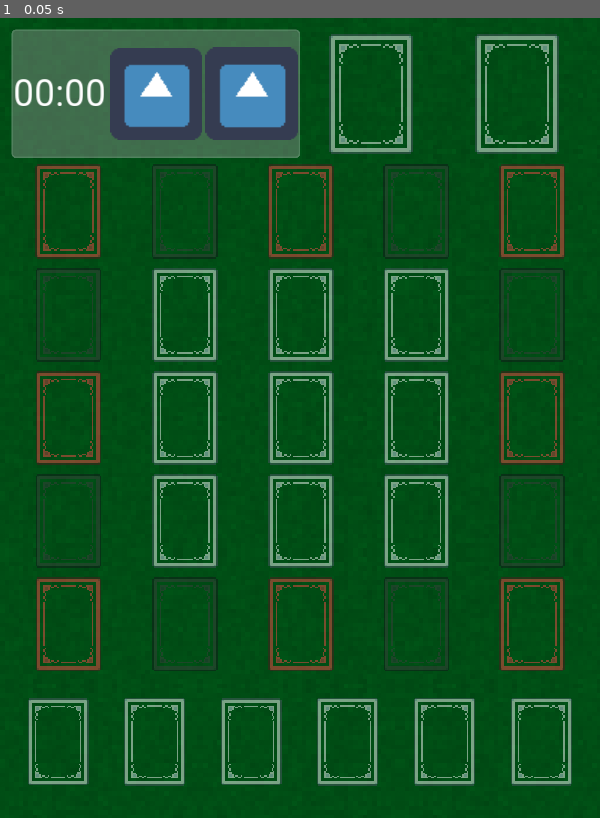
Above: before the commit, frame 1.
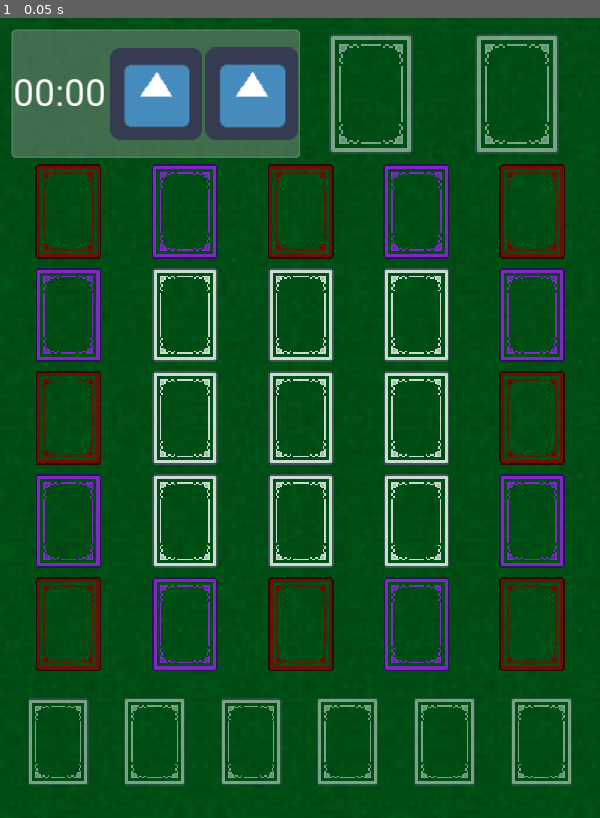
Above: after the commit, the same moment.

Repository: ExplosiveEggshells/godot-gridcannon
Game: Godot game, scene res://scenes/Game.tscn
Two runs of this game, one before a commit and one after it. Both use one fixed random seed, a clock stepped at 60 frames per second and the inputs below. The engine's default icon, where the game draws it, is replaced by a stand-in: a white triangle on a blue panel in a dark square.
Inputs:
- Up to frame 1 (0.05 s): no input

The runs differ from the first frame. In frame 1, 9.8% of the frame differs, in the area x 5-95%, y 18-82%.

Commit message:
started work on virtual decks

Diff:
--- a/scenes/Card.tscn
+++ b/scenes/Card.tscn
@@ -1,13 +1,8 @@
-[gd_scene load_steps=3 format=2]
+[gd_scene load_steps=2 format=2]
 
-[ext_resource path="res://assets/sprites/cards/card_1_1.png" type="Texture" id=1]
 [ext_resource path="res://scripts/Card.gd" type="Script" id=2]
 
-[node name="Card" type="TextureButton"]
-margin_right = 40.0
-margin_bottom = 40.0
-size_flags_horizontal = 7
-size_flags_vertical = 7
-texture_normal = ExtResource( 1 )
-expand = true
+[node name="Card" type="Position2D"]
 script = ExtResource( 2 )
+
+[node name="CardSprite" type="Sprite" parent="."]
--- /dev/null
+++ b/scenes/DeckFrame.gd
@@ -0,0 +1,10 @@
+extends TextureRect
+
+func _ready():
+	$RepivotTimer.connect("timeout", self, "UpdatePivot")
+	$RepivotTimer.start()
+
+func UpdatePivot():
+	var pivot_x = rect_size.x / 2
+	var pivot_y = rect_size.y / 2
+	rect_pivot_offset = Vector2(pivot_x, pivot_y)
--- a/scenes/Deck.tscn
+++ b/scenes/DeckFrame.tscn
@@ -1,14 +1,19 @@
-[gd_scene load_steps=2 format=2]
+[gd_scene load_steps=3 format=2]
 
+[ext_resource path="res://scenes/DeckFrame.gd" type="Script" id=1]
 [ext_resource path="res://assets/sprites/cards/card_back_frame.png" type="Texture" id=2]
 
-[node name="Deck" type="TextureRect"]
+[node name="DeckFrame" type="TextureRect"]
 modulate = Color( 1, 1, 1, 0.482353 )
 margin_right = 64.0
 margin_bottom = 128.0
 rect_min_size = Vector2( 64, 64 )
+rect_pivot_offset = Vector2( 32, 64 )
 size_flags_horizontal = 7
 size_flags_vertical = 7
 texture = ExtResource( 2 )
 expand = true
 stretch_mode = 6
+script = ExtResource( 1 )
+
+[node name="RepivotTimer" type="Timer" parent="."]
--- /dev/null
+++ b/scenes/DeckGridContainer.gd
@@ -0,0 +1,25 @@
+extends GridContainer
+
+export(PackedScene) var deck_scene
+
+export(Color) var default_deck_color = Color.white
+export(Color) var royal_color_1 = Color.darkred
+export(Color) var royal_color_2 = Color.purple
+
+
+func _ready():
+	BuildGrid()
+
+func BuildGrid():
+	for y in 5:
+		for x in 5:
+			var card_color = default_deck_color
+			if (y == 0 || y == 4):
+				card_color = royal_color_1 if x % 2 == 0 else royal_color_2
+			else:
+				if (x == 0 || x == 4):
+					card_color = royal_color_1 if y % 2 == 0 else royal_color_2
+			var next_deck = deck_scene.instance()
+			next_deck.modulate = card_color
+			add_child(next_deck)
+			next_deck.UpdatePivot()
--- a/scenes/Game.tscn
+++ b/scenes/Game.tscn
@@ -2,11 +2,11 @@
 
 [ext_resource path="res://assets/sprites/felt_bg.jpg" type="Texture" id=1]
 [ext_resource path="res://scripts/Game.gd" type="Script" id=2]
-[ext_resource path="res://scenes/Deck.tscn" type="PackedScene" id=3]
-[ext_resource path="res://scenes/Card.tscn" type="PackedScene" id=4]
+[ext_resource path="res://scenes/DeckFrame.tscn" type="PackedScene" id=3]
 [ext_resource path="res://resources/Roboto.tres" type="DynamicFont" id=5]
 [ext_resource path="res://resources/ThemeDefault.tres" type="Theme" id=6]
 [ext_resource path="res://icon.png" type="Texture" id=7]
+[ext_resource path="res://scenes/DeckGridContainer.gd" type="Script" id=8]
 
 [node name="Game" type="Control"]
 anchor_right = 1.0
@@ -16,7 +16,6 @@
 __meta__ = {
 "_edit_lock_": true
 }
-card_scene = ExtResource( 4 )
 
 [node name="Camera2D" type="Camera2D" parent="."]
 anchor_mode = 0
@@ -34,7 +33,7 @@
 "_edit_lock_": true
 }
 
-[node name="PaddedMargin" type="MarginContainer" parent="."]
+[node name="GameMargin" type="MarginContainer" parent="."]
 anchor_right = 1.0
 anchor_bottom = 1.0
 custom_constants/margin_right = 15
@@ -42,13 +41,13 @@
 custom_constants/margin_left = 15
 custom_constants/margin_bottom = 15
 
-[node name="GameSectionVBox" type="VBoxContainer" parent="PaddedMargin"]
+[node name="GameSectionVBox" type="VBoxContainer" parent="GameMargin"]
 margin_left = 15.0
 margin_top = 15.0
 margin_right = 753.0
 margin_bottom = 1009.0
 
-[node name="TopHBox" type="HBoxContainer" parent="PaddedMargin/GameSectionVBox"]
+[node name="TopHBox" type="HBoxContainer" parent="GameMargin/GameSectionVBox"]
 margin_right = 738.0
 margin_bottom = 164.0
 size_flags_horizontal = 3
@@ -56,14 +55,14 @@
 custom_constants/separation = 0
 alignment = 1
 
-[node name="UtilityPanel" type="PanelContainer" parent="PaddedMargin/GameSectionVBox/TopHBox"]
+[node name="UtilityPanel" type="PanelContainer" parent="GameMargin/GameSectionVBox/TopHBox"]
 margin_right = 369.0
 margin_bottom = 164.0
 rect_min_size = Vector2( 0, 128 )
 size_flags_horizontal = 3
 size_flags_vertical = 3
 
-[node name="ScoreCardsHBox" type="HBoxContainer" parent="PaddedMargin/GameSectionVBox/TopHBox/UtilityPanel"]
+[node name="ScoreCardsHBox" type="HBoxContainer" parent="GameMargin/GameSectionVBox/TopHBox/UtilityPanel"]
 margin_left = 2.0
 margin_top = 2.0
 margin_right = 367.0
@@ -71,7 +70,7 @@
 size_flags_horizontal = 3
 size_flags_vertical = 3
 
-[node name="Time" type="Label" parent="PaddedMargin/GameSectionVBox/TopHBox/UtilityPanel/ScoreCardsHBox"]
+[node name="Time" type="Label" parent="GameMargin/GameSectionVBox/TopHBox/UtilityPanel/ScoreCardsHBox"]
 margin_right = 120.0
 margin_bottom = 160.0
 rect_min_size = Vector2( 60, 0 )
@@ -82,7 +81,7 @@
 align = 1
 valign = 1
 
-[node name="TopperButton" type="TextureButton" parent="PaddedMargin/GameSectionVBox/TopHBox/UtilityPanel/ScoreCardsHBox"]
+[node name="TopperButton" type="TextureButton" parent="GameMargin/GameSectionVBox/TopHBox/UtilityPanel/ScoreCardsHBox"]
 margin_left = 124.0
 margin_right = 242.0
 margin_bottom = 160.0
@@ -93,7 +92,7 @@
 expand = true
 stretch_mode = 5
 
-[node name="TopperButton2" type="TextureButton" parent="PaddedMargin/GameSectionVBox/TopHBox/UtilityPanel/ScoreCardsHBox"]
+[node name="TopperButton2" type="TextureButton" parent="GameMargin/GameSectionVBox/TopHBox/UtilityPanel/ScoreCardsHBox"]
 margin_left = 246.0
 margin_right = 365.0
 margin_bottom = 160.0
@@ -104,25 +103,23 @@
 expand = true
 stretch_mode = 5
 
-[node name="ScoreCardsHBox2" type="HBoxContainer" parent="PaddedMargin/GameSectionVBox/TopHBox"]
+[node name="ScoreCardsHBox2" type="HBoxContainer" parent="GameMargin/GameSectionVBox/TopHBox"]
 margin_left = 369.0
 margin_right = 738.0
 margin_bottom = 164.0
 size_flags_horizontal = 3
 size_flags_vertical = 3
 
-[node name="Deck" parent="PaddedMargin/GameSectionVBox/TopHBox/ScoreCardsHBox2" instance=ExtResource( 3 )]
-modulate = Color( 1, 1, 1, 0.482353 )
+[node name="Deck" parent="GameMargin/GameSectionVBox/TopHBox/ScoreCardsHBox2" instance=ExtResource( 3 )]
 margin_right = 182.0
 margin_bottom = 164.0
 
-[node name="Deck2" parent="PaddedMargin/GameSectionVBox/TopHBox/ScoreCardsHBox2" instance=ExtResource( 3 )]
-modulate = Color( 1, 1, 1, 0.482353 )
+[node name="Deck2" parent="GameMargin/GameSectionVBox/TopHBox/ScoreCardsHBox2" instance=ExtResource( 3 )]
 margin_left = 186.0
 margin_right = 369.0
 margin_bottom = 164.0
 
-[node name="DeckGridContainer" type="GridContainer" parent="PaddedMargin/GameSectionVBox"]
+[node name="DeckGridContainer" type="GridContainer" parent="GameMargin/GameSectionVBox"]
 margin_top = 168.0
 margin_right = 738.0
 margin_bottom = 825.0
@@ -130,201 +127,50 @@
 size_flags_vertical = 3
 size_flags_stretch_ratio = 4.0
 columns = 5
+script = ExtResource( 8 )
+deck_scene = ExtResource( 3 )
+default_deck_color = Color( 1, 1, 1, 0.803922 )
+royal_color_1 = Color( 0.545098, 0, 0, 0.803922 )
+royal_color_2 = Color( 0.627451, 0.12549, 0.941176, 0.803922 )
 
-[node name="Deck_1_1" parent="PaddedMargin/GameSectionVBox/DeckGridContainer" instance=ExtResource( 3 )]
-modulate = Color( 1, 0.286275, 0.286275, 0.482353 )
-margin_right = 145.0
-margin_bottom = 129.0
-
-[node name="Deck_1_2" parent="PaddedMargin/GameSectionVBox/DeckGridContainer" instance=ExtResource( 3 )]
-modulate = Color( 0.239216, 0.239216, 0.239216, 0.482353 )
-margin_left = 149.0
-margin_right = 294.0
-margin_bottom = 129.0
-
-[node name="Deck_1_3" parent="PaddedMargin/GameSectionVBox/DeckGridContainer" instance=ExtResource( 3 )]
-modulate = Color( 1, 0.286275, 0.286275, 0.482353 )
-margin_left = 298.0
-margin_right = 442.0
-margin_bottom = 129.0
-
-[node name="Deck_1_4" parent="PaddedMargin/GameSectionVBox/DeckGridContainer" instance=ExtResource( 3 )]
-modulate = Color( 0.239216, 0.239216, 0.239216, 0.482353 )
-margin_left = 446.0
-margin_right = 590.0
-margin_bottom = 129.0
-
-[node name="Deck_1_5" parent="PaddedMargin/GameSectionVBox/DeckGridContainer" instance=ExtResource( 3 )]
-modulate = Color( 1, 0.286275, 0.286275, 0.482353 )
-margin_left = 594.0
-margin_right = 738.0
-margin_bottom = 129.0
-
-[node name="Deck_2_1" parent="PaddedMargin/GameSectionVBox/DeckGridContainer" instance=ExtResource( 3 )]
-modulate = Color( 0.239216, 0.239216, 0.239216, 0.482353 )
-margin_top = 133.0
-margin_right = 145.0
-margin_bottom = 261.0
-
-[node name="Deck_2_2" parent="PaddedMargin/GameSectionVBox/DeckGridContainer" instance=ExtResource( 3 )]
-margin_left = 149.0
-margin_top = 133.0
-margin_right = 294.0
-margin_bottom = 261.0
-
-[node name="Deck_2_3" parent="PaddedMargin/GameSectionVBox/DeckGridContainer" instance=ExtResource( 3 )]
-margin_left = 298.0
-margin_top = 133.0
-margin_right = 442.0
-margin_bottom = 261.0
-
-[node name="Deck_2_4" parent="PaddedMargin/GameSectionVBox/DeckGridContainer" instance=ExtResource( 3 )]
-margin_left = 446.0
-margin_top = 133.0
-margin_right = 590.0
-margin_bottom = 261.0
-
-[node name="Deck_2_5" parent="PaddedMargin/GameSectionVBox/DeckGridContainer" instance=ExtResource( 3 )]
-modulate = Color( 0.239216, 0.239216, 0.239216, 0.482353 )
-margin_left = 594.0
-margin_top = 133.0
-margin_right = 738.0
-margin_bottom = 261.0
-
-[node name="Deck_3_1" parent="PaddedMargin/GameSectionVBox/DeckGridContainer" instance=ExtResource( 3 )]
-modulate = Color( 1, 0.286275, 0.286275, 0.482353 )
-margin_top = 265.0
-margin_right = 145.0
-margin_bottom = 393.0
-
-[node name="Deck12" parent="PaddedMargin/GameSectionVBox/DeckGridContainer" instance=ExtResource( 3 )]
-margin_left = 149.0
-margin_top = 265.0
-margin_right = 294.0
-margin_bottom = 393.0
-
-[node name="Deck13" parent="PaddedMargin/GameSectionVBox/DeckGridContainer" instance=ExtResource( 3 )]
-margin_left = 298.0
-margin_top = 265.0
-margin_right = 442.0
-margin_bottom = 393.0
-
-[node name="Deck14" parent="PaddedMargin/GameSectionVBox/DeckGridContainer" instance=ExtResource( 3 )]
-margin_left = 446.0
-margin_top = 265.0
-margin_right = 590.0
-margin_bottom = 393.0
-
-[node name="Deck15" parent="PaddedMargin/GameSectionVBox/DeckGridContainer" instance=ExtResource( 3 )]
-modulate = Color( 1, 0.286275, 0.286275, 0.482353 )
-margin_left = 594.0
-margin_top = 265.0
-margin_right = 738.0
-margin_bottom = 393.0
-
-[node name="Deck16" parent="PaddedMargin/GameSectionVBox/DeckGridContainer" instance=ExtResource( 3 )]
-modulate = Color( 0.239216, 0.239216, 0.239216, 0.482353 )
-margin_top = 397.0
-margin_right = 145.0
-margin_bottom = 525.0
-
-[node name="Deck17" parent="PaddedMargin/GameSectionVBox/DeckGridContainer" instance=ExtResource( 3 )]
-margin_left = 149.0
-margin_top = 397.0
-margin_right = 294.0
-margin_bottom = 525.0
-
-[node name="Deck18" parent="PaddedMargin/GameSectionVBox/DeckGridContainer" instance=ExtResource( 3 )]
-margin_left = 298.0
-margin_top = 397.0
-margin_right = 442.0
-margin_bottom = 525.0
-
-[node name="Deck19" parent="PaddedMargin/GameSectionVBox/DeckGridContainer" instance=ExtResource( 3 )]
-margin_left = 446.0
-margin_top = 397.0
-margin_right = 590.0
-margin_bottom = 525.0
-
-[node name="Deck20" parent="PaddedMargin/GameSectionVBox/DeckGridContainer" instance=ExtResource( 3 )]
-modulate = Color( 0.239216, 0.239216, 0.239216, 0.482353 )
-margin_left = 594.0
-margin_top = 397.0
-margin_right = 738.0
-margin_bottom = 525.0
-
-[node name="Deck21" parent="PaddedMargin/GameSectionVBox/DeckGridContainer" instance=ExtResource( 3 )]
-modulate = Color( 1, 0.286275, 0.286275, 0.482353 )
-margin_top = 529.0
-margin_right = 145.0
-margin_bottom = 657.0
-
-[node name="Deck22" parent="PaddedMargin/GameSectionVBox/DeckGridContainer" instance=ExtResource( 3 )]
-modulate = Color( 0.239216, 0.239216, 0.239216, 0.482353 )
-margin_left = 149.0
-margin_top = 529.0
-margin_right = 294.0
-margin_bottom = 657.0
-
-[node name="Deck23" parent="PaddedMargin/GameSectionVBox/DeckGridContainer" instance=ExtResource( 3 )]
-modulate = Color( 1, 0.286275, 0.286275, 0.482353 )
-margin_left = 298.0
-margin_top = 529.0
-margin_right = 442.0
-margin_bottom = 657.0
-
-[node name="Deck24" parent="PaddedMargin/GameSectionVBox/DeckGridContainer" instance=ExtResource( 3 )]
-modulate = Color( 0.239216, 0.239216, 0.239216, 0.482353 )
-margin_left = 446.0
-margin_top = 529.0
-margin_right = 590.0
-margin_bottom = 657.0
-
-[node name="Deck25" parent="PaddedMargin/GameSectionVBox/DeckGridContainer" instance=ExtResource( 3 )]
-modulate = Color( 1, 0.286275, 0.286275, 0.482353 )
-margin_left = 594.0
-margin_top = 529.0
-margin_right = 738.0
-margin_bottom = 657.0
-
-[node name="HBoxContainer" type="HBoxContainer" parent="PaddedMargin/GameSectionVBox"]
+[node name="BottomHBox" type="HBoxContainer" parent="GameMargin/GameSectionVBox"]
 margin_top = 829.0
 margin_right = 738.0
 margin_bottom = 994.0
 size_flags_horizontal = 3
 size_flags_vertical = 3
 
-[node name="ScoreCardsHBox" type="HBoxContainer" parent="PaddedMargin/GameSectionVBox/HBoxContainer"]
+[node name="ScoreCardsHBox" type="HBoxContainer" parent="GameMargin/GameSectionVBox/BottomHBox"]
 margin_right = 738.0
 margin_bottom = 165.0
 size_flags_horizontal = 3
 size_flags_vertical = 3
 
-[node name="Deck" parent="PaddedMargin/GameSectionVBox/HBoxContainer/ScoreCardsHBox" instance=ExtResource( 3 )]
+[node name="Deck" parent="GameMargin/GameSectionVBox/BottomHBox/ScoreCardsHBox" instance=ExtResource( 3 )]
 margin_right = 119.0
 margin_bottom = 165.0
 
-[node name="Deck2" parent="PaddedMargin/GameSectionVBox/HBoxContainer/ScoreCardsHBox" instance=ExtResource( 3 )]
+[node name="Deck2" parent="GameMargin/GameSectionVBox/BottomHBox/ScoreCardsHBox" instance=ExtResource( 3 )]
 margin_left = 123.0
 margin_right = 243.0
 margin_bottom = 165.0
 
-[node name="Deck3" parent="PaddedMargin/GameSectionVBox/HBoxContainer/ScoreCardsHBox" instance=ExtResource( 3 )]
+[node name="Deck3" parent="GameMargin/GameSectionVBox/BottomHBox/ScoreCardsHBox" instance=ExtResource( 3 )]
 margin_left = 247.0
 margin_right = 366.0
 margin_bottom = 165.0
 
-[node name="Deck4" parent="PaddedMargin/GameSectionVBox/HBoxContainer/ScoreCardsHBox" instance=ExtResource( 3 )]
+[node name="Deck4" parent="GameMargin/GameSectionVBox/BottomHBox/ScoreCardsHBox" instance=ExtResource( 3 )]
 margin_left = 370.0
 margin_right = 490.0
 margin_bottom = 165.0
 
-[node name="Deck5" parent="PaddedMargin/GameSectionVBox/HBoxContainer/ScoreCardsHBox" instance=ExtResource( 3 )]
+[node name="Deck5" parent="GameMargin/GameSectionVBox/BottomHBox/ScoreCardsHBox" instance=ExtResource( 3 )]
 margin_left = 494.0
 margin_right = 614.0
 margin_bottom = 165.0
 
-[node name="Deck6" parent="PaddedMargin/GameSectionVBox/HBoxContainer/ScoreCardsHBox" instance=ExtResource( 3 )]
+[node name="Deck6" parent="GameMargin/GameSectionVBox/BottomHBox/ScoreCardsHBox" instance=ExtResource( 3 )]
 margin_left = 618.0
 margin_right = 738.0
 margin_bottom = 165.0
--- /dev/null
+++ b/scenes/VirtualDeck.tscn
@@ -0,0 +1,6 @@
+[gd_scene load_steps=2 format=2]
+
+[ext_resource path="res://scripts/VirtualDeck.gd" type="Script" id=1]
+
+[node name="VirtualDeck" type="Position2D"]
+script = ExtResource( 1 )
--- a/scripts/Card.gd
+++ b/scripts/Card.gd
@@ -1,9 +1,20 @@
-extends TextureButton
+extends Position2D
+
+export(float) var fly_speed = 30
 
 var suit : int
 var value : int
 var face_texture : Resource
 var back_texture : Resource
+
+var desired_position = Vector2.ZERO
+var card_sprite : Sprite
+
+func _ready():
+	card_sprite = $CardSprite
+
+func _process(delta):
+	pass
 
 func SetCard(var _suit : int, var _value : int, var royal_color = Color.lightgoldenrod):
 	suit = _suit
@@ -12,10 +23,4 @@
 	print("res://assets/sprites/cards/card_" + str(suit) + "_" + str(value) + ".png")
 	face_texture = load("res://assets/sprites/cards/card_" + str(suit) + "_" + str(value) + ".png")
 	back_texture = GameManager.card_back
-	set_normal_texture(face_texture)
-
-	if (value >= 11):
-		modulate = royal_color
-
-func _ready():
-	pass
+	texture = face_texture
--- a/scripts/Game.gd
+++ b/scripts/Game.gd
@@ -1,14 +1,6 @@
 extends Control
 
 var rng = RandomNumberGenerator.new()
-export(PackedScene) var card_scene
-export(Color) var royal_color
 
 func _ready():
 	rng.randomize()
-#	for i in 25:
-#		var suit = rng.randi_range(1, 4)
-#		var value = rng.randi_range(1, 13)
-#		var c = card_scene.instance()
-#		c.SetCard(suit, value)
-#		$GridContainer.add_child(c)
--- /dev/null
+++ b/scripts/VirtualDeck.gd
@@ -0,0 +1,19 @@
+extends Position2D
+
+export(int) var base_z_index = 1
+
+var associated_frame : TextureRect
+var card_stack = []
+
+# Called when the node enters the scene tree for the first time.
+func _ready():
+	pass # Replace with function body.
+
+func PushCard(var card : Node2D):
+	card.position = position
+	card_stack.push_back(card)
+
+
+# Called every frame. 'delta' is the elapsed time since the previous frame.
+#func _process(delta):
+#	pass
Renamed: scripts/Deck.gd -> scripts/DeckFrame.gd
